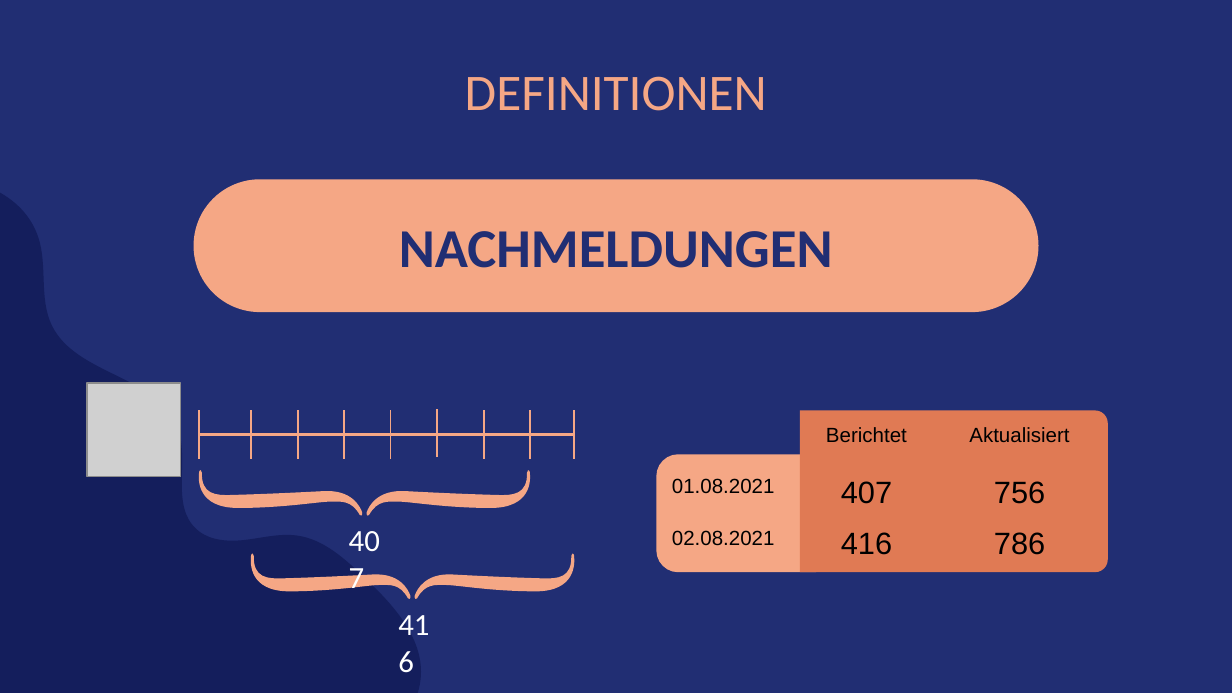
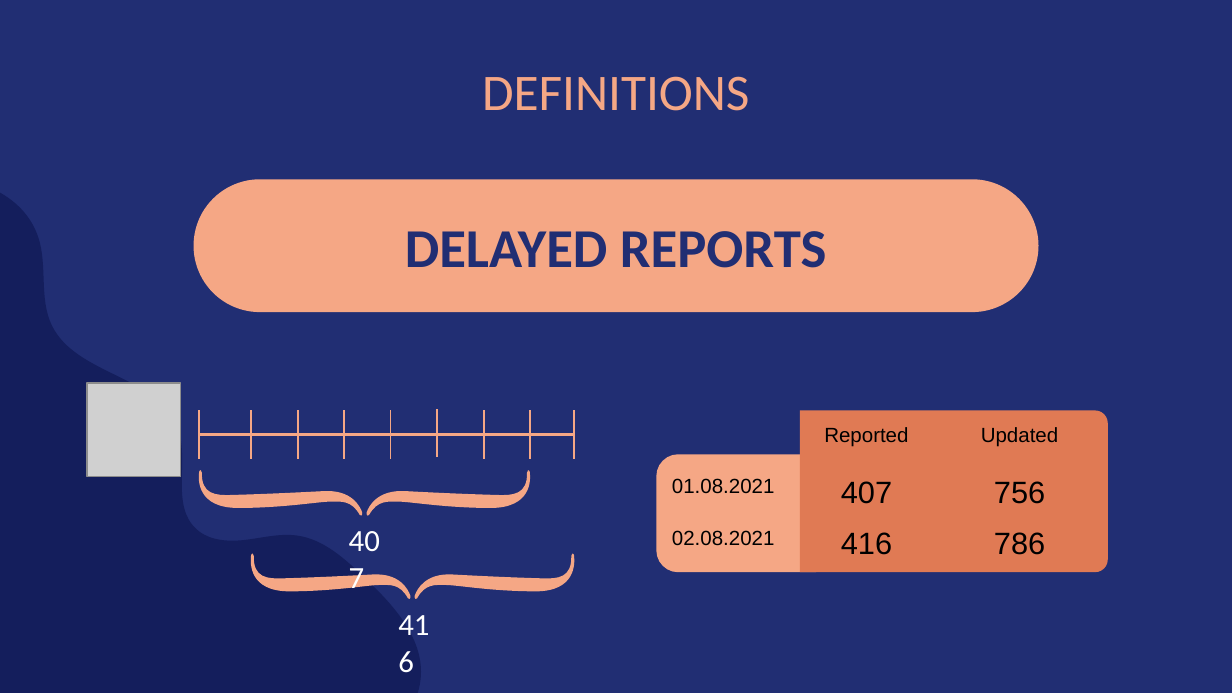
Before and after one commit to amarquard089/Covid19-Hospitalisierungsrate, a slide deck: slide 7 of Praesentation/COVID-19 Hospitalisierungsrate.pptx. Drawn at 1232x693 pixels with LibreOffice and Linux fonts; fonts in the diff are those of the drawing; grey boxes stand for pictures. Boxes give left, top, right and bottom in pixels: in the first picture for what was removed or moved away, otherwise in the second. Text is boxed around its words. In the diff, an @@ line names an element or a change of style, - is before the commit and + after.

```diff
--- a/Praesentation/COVID-19 Hospitalisierungsrate.pptx
+++ b/Praesentation/COVID-19 Hospitalisierungsrate.pptx
@@ title at (482,76,749,111): text changed @@
-DEFINITIONEN
+DEFINITIONS
@@ text in rounded rectangle at (405,231,827,268): text changed @@
-NACHMELDUNGEN
+DELAYED REPORTS
@@ table at (659,418,1105,573) @@
-row 1, column 2: Berichtet
+row 1, column 2: Reported
-row 1, column 3: Aktualisiert
+row 1, column 3: Updated
```
Also in this commit, not shown: 22 other slides changed, 1 slide added, 1 slide removed, 36 other files.
